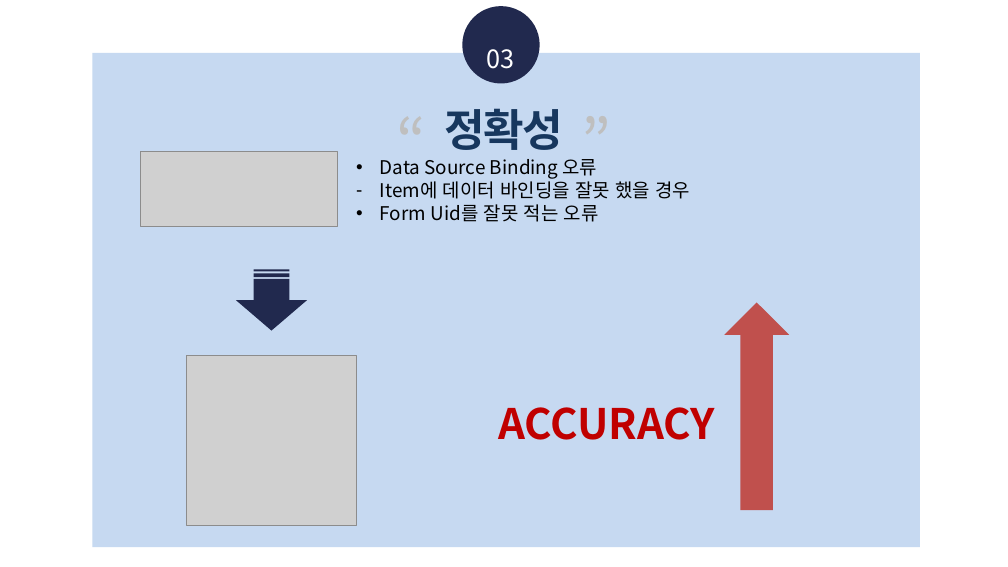
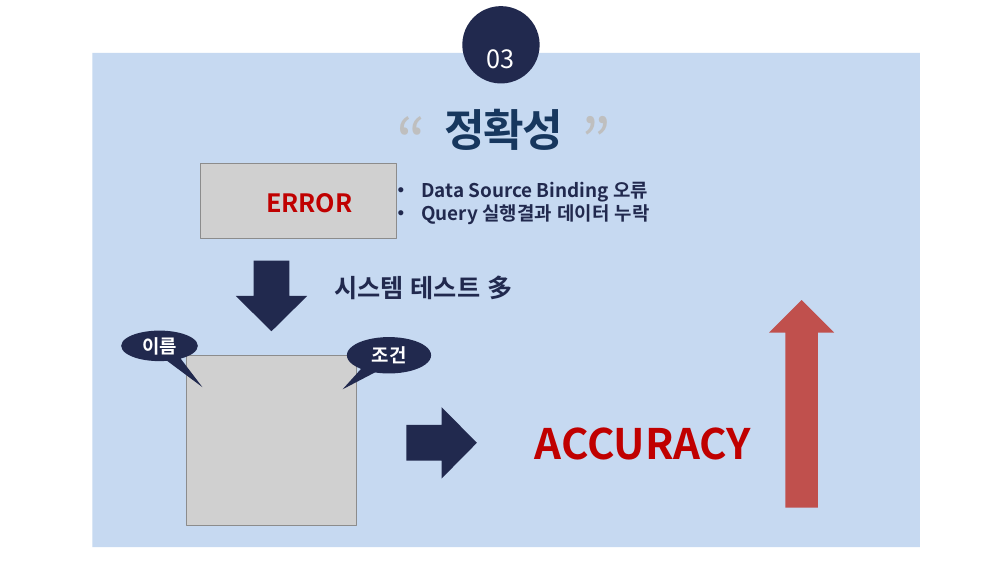
Before and after one commit to KimSolYi/WJ_PRACTICE, a slide deck: slide 12 of 인턴 수행과제 결과발표.pptx. Drawn at 1008x567 pixels with LibreOffice and Linux fonts; fonts in the diff are those of the drawing; grey boxes stand for pictures; background and template pictures are left out. Boxes give left, top, right and bottom in pixels: in the first picture for what was removed or moved away, otherwise in the second. Text is boxed around its words. In the diff, an @@ line names an element or a change of style, - is before the commit and + after.

```diff
--- a/인턴 수행과제 결과발표.pptx
+++ b/인턴 수행과제 결과발표.pptx
@@ picture: place and size @@
-picture at [141, 151, 337, 227]
+picture at [200, 163, 397, 239]
@@ text "Data Source Binding 오류": place and size @@
-text "Data Source Binding 오류" at [380, 159, 690, 222]
+text "Data Source Binding 오류" at [421, 181, 650, 224]
@@ text added at [266, 193, 352, 213], 24 pt, text #C00000, bold @@
+ERROR
@@ text at [421, 201, 650, 224]: text changed; text colour #000000 to #21294E; bold on @@
-– Item에 데이터 바인딩을 잘못 했을 경우
-• Form Uid를 잘못 적는 오류
+• Query 실행결과 데이터 누락
@@ text at [421, 181, 648, 202]: text colour #000000 to #21294E, bold on in "Data Source Binding 오류" @@
@@ right arrow: place and size @@
-right arrow at [236, 270, 307, 331]
+right arrow at [236, 261, 307, 331]
@@ right arrow at [236, 261, 307, 331]: striped right arrow to right arrow @@
@@ text added at [334, 275, 512, 300], 24 pt, text #21294E, bold @@
+시스템 테스트 多
@@ up arrow: place and size @@
-up arrow at [724, 302, 789, 510]
+up arrow at [769, 300, 834, 508]
@@ speech bubble added at [121, 330, 197, 361], fill #21294E, 18 pt, text #FFFFFF, bold @@
+이름
@@ speech bubble added at [347, 337, 431, 374], fill #21294E, 18 pt, text #FFFFFF, bold @@
+조건
@@ right arrow added at [407, 408, 477, 479], fill #21294E @@
@@ text "ACCURACY": place and size @@
-text "ACCURACY" at [498, 407, 714, 440]
+text "ACCURACY" at [535, 427, 751, 460]
```
Also in this commit, not shown: 11 other slides changed, 1 slide added, 1 other file.
